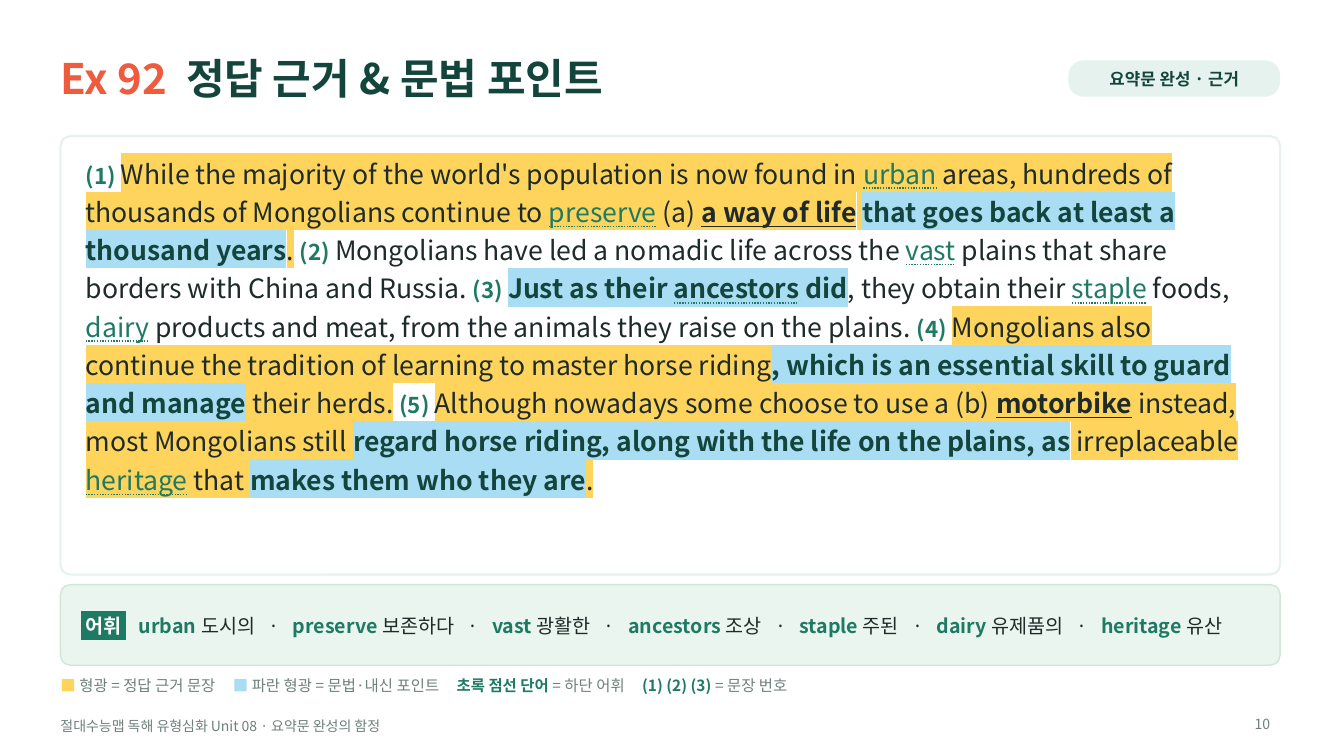
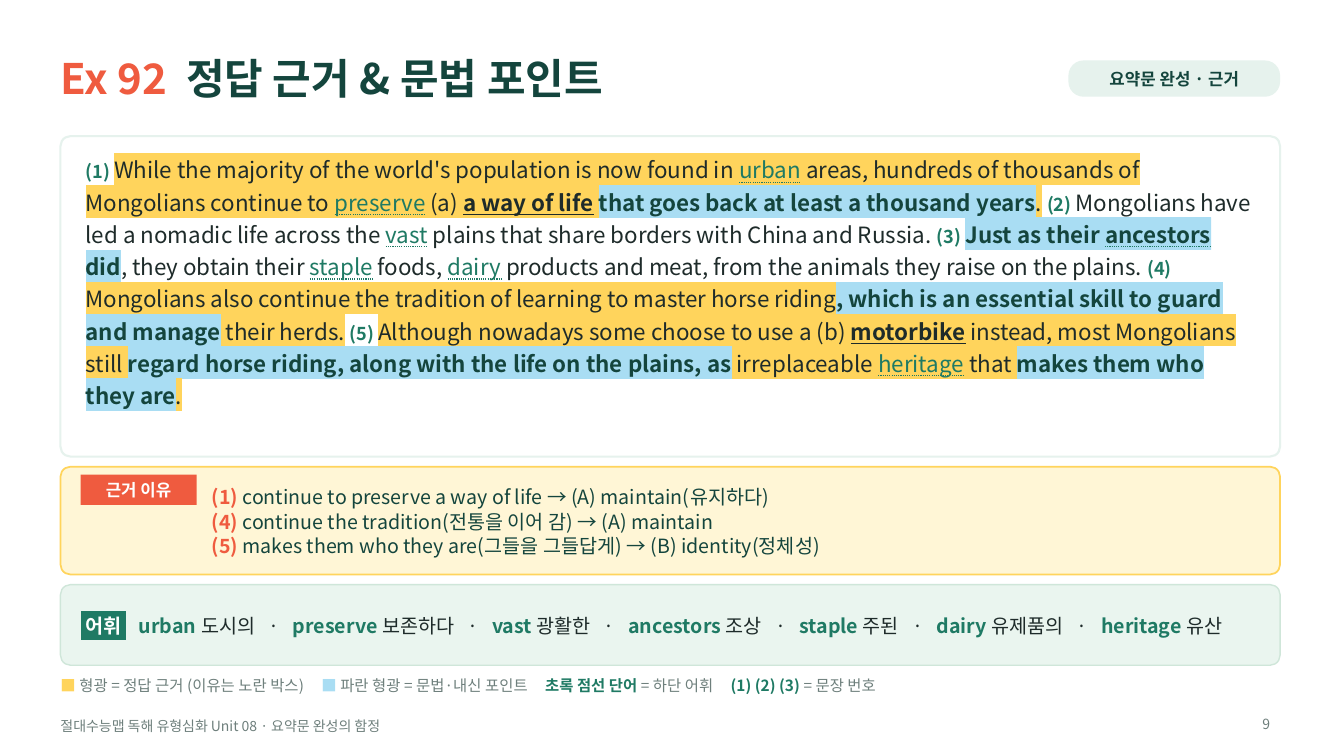
Before and after one commit to HUFSDavid/HUFSDavid, a slide deck: slide 9 of 절대수능맵_독해유형심화_Unit08_수업PPT.pptx (slide 10 before the commit). Drawn at 1344x756 pixels with LibreOffice and Linux fonts; fonts in the diff are those of the drawing. Boxes give left, top, right and bottom in pixels: in the first picture for what was removed or moved away, otherwise in the second. Text is boxed around its words. In the diff, an @@ line names an element or a change of style, - is before the commit and + after.

```diff
--- a/절대수능맵_독해유형심화_Unit08_수업PPT.pptx
+++ b/절대수능맵_독해유형심화_Unit08_수업PPT.pptx
@@ rounded rectangle: place and size @@
-rounded rectangle at [60,136,1280,575]
+rounded rectangle at [60,136,1280,457]
@@ rounded rectangle at [60,136,1280,457]: proportions changed @@
@@ text "(1) While the majority of ..." at [86,160,1251,410]: size 16 to 13 pt in "(1) (2) (3) (4) (5)"; size 19 to 16 pt @@
@@ rounded rectangle added at [60,467,1280,575], fill #FFF6D6, outline #FFD45C 1.25 pt @@
@@ rectangle added at [81,475,197,505], fill #EF5B3F, 12 pt, text #FFFFFF, bold @@
+근거 이유
@@ text added at [212,487,820,558], 14 pt, text #14453D @@
+(1) continue to preserve a way of life → (A) maintain(유지하다)
+(4) continue the tradition(전통을 이어 감) → (A) maintain
+(5) makes them who they are(그들을 그들답게) → (B) identity(정체성)
@@ text at [79,678,875,694]: text changed @@
-■ 형광 = 정답 근거 문장 ■ 파란 형광 = 문법·내신 포인트 초록 점선 단어 = 하단 어휘 (1) (2) (3) = 문장 번호
+■ 형광 = 정답 근거 (이유는 노란 박스) ■ 파란 형광 = 문법·내신 포인트 초록 점선 단어 = 하단 어휘 (1) (2) (3) = 문장 번호
@@ page number at [1262,718,1270,729]: text changed @@
-10
+9
```
Also in this commit, not shown: 27 other slides changed, 23 slides added, 40 slides removed, 5 other files.
